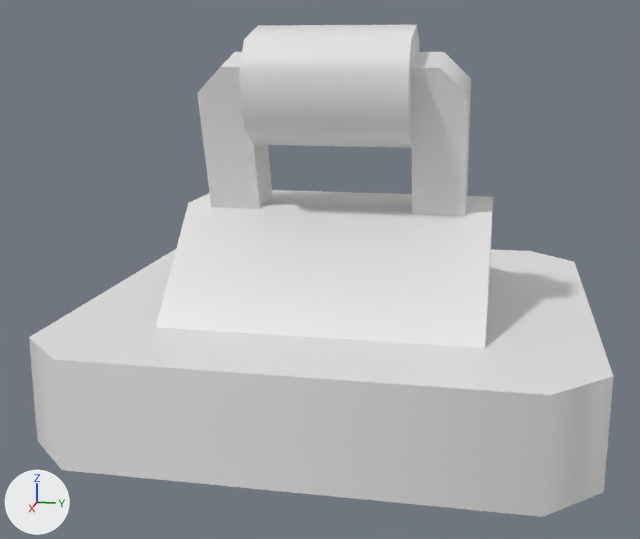
An edit to the glTF model Assets/kenney/kenney_prototype-kit/lever-double.glb, drawn before and after from the same camera.
Rendered twice from a 50 mm lens placed at (0.891, 0.153, 0.348), pointed at (0.018, -0.021, 0.13). The axes (+X, +Y, +Z) are drawn at lower left. The lights are the same throughout. Materials are left out; every surface is plain grey.

In view in the first picture: 'handle', 'lever-double'.
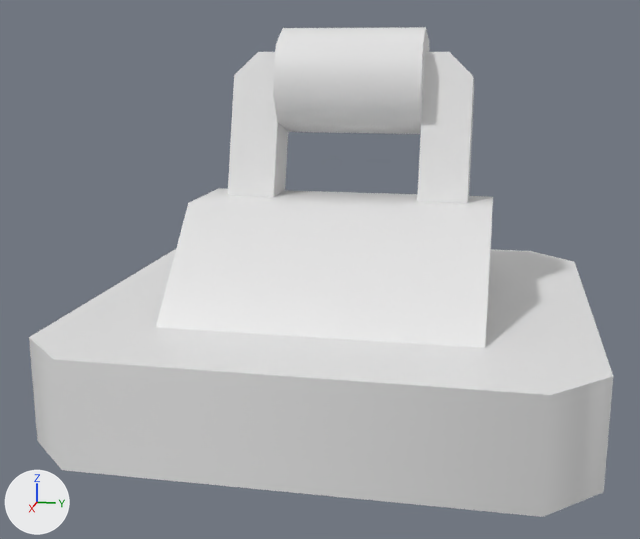
Changed parts and their boxes (x1, y1, x2, y2) in the pictures (640 x 539 px):
'handle', turned
    before: (197, 25, 471, 216)
    after: (228, 27, 474, 203)

What the commit changed:
Object 'handle' (ob_handle) turns from (0, 16, 0) to (0, -16, 0) degrees about x, y and z.
